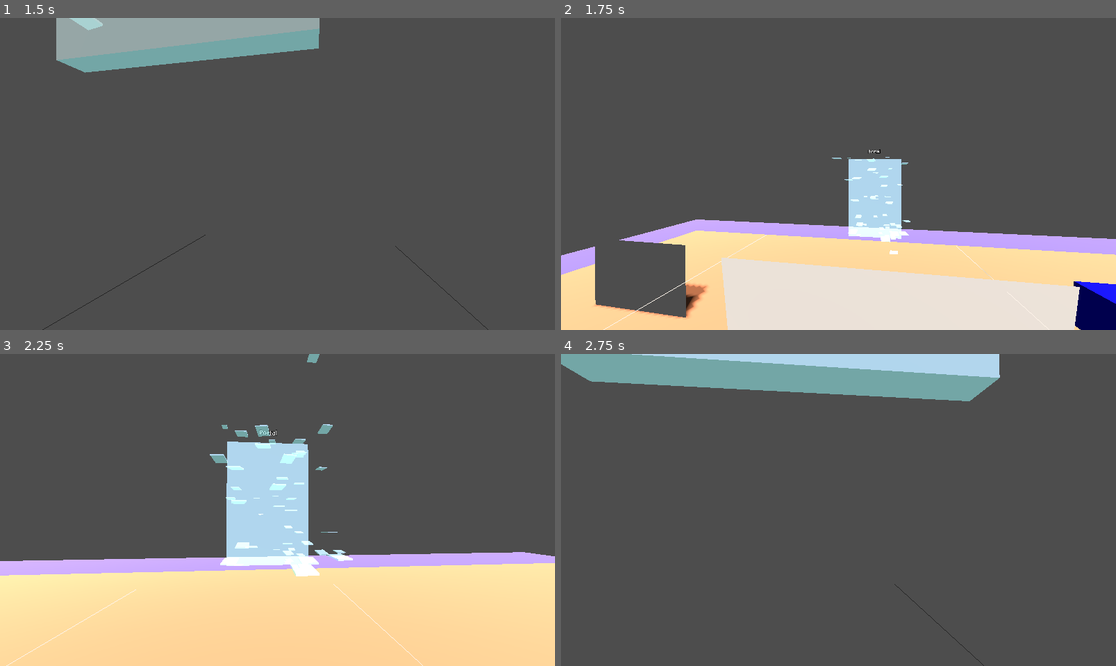
Above: before the commit, frames 1-4 (two rows, left to right).
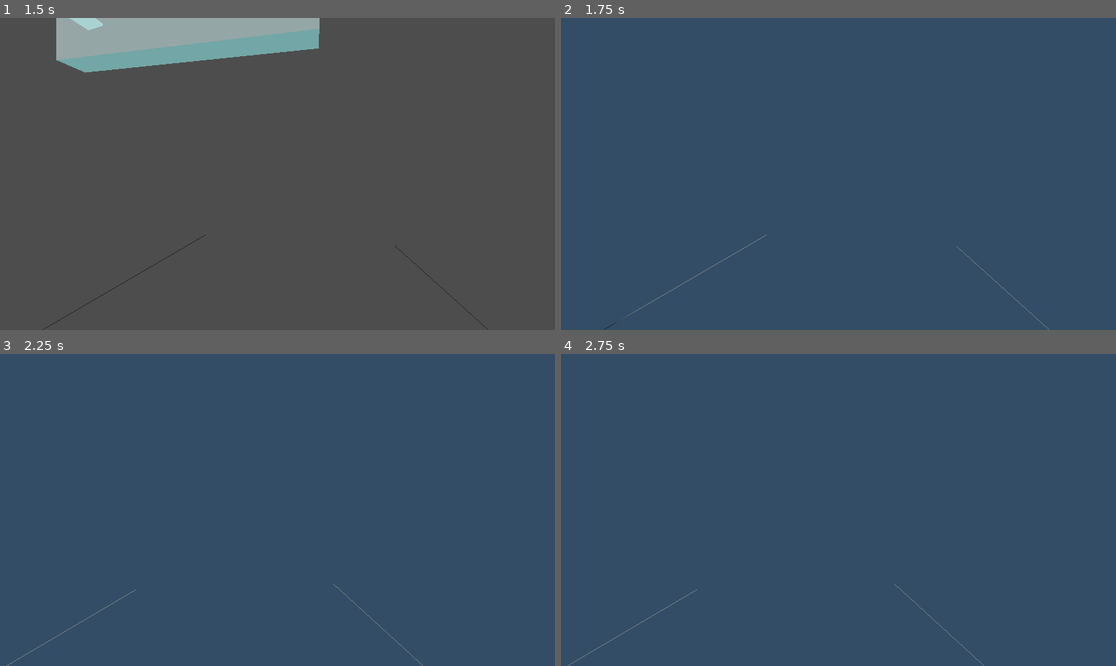
Above: after the commit, the same moments.

Repository: jvastola/GodotPhysicsRig
Game: Godot game, scene res://MainScene.tscn
The game is run twice, just before and just after one commit, with the same random seed, the same clock (stepped at 60 frames per second) and the same inputs.
Inputs (mouse positions are in pixels of both pictures, inside the frame that each line leads up to):
- Up to frame 1 (1.5 s): move the mouse to (305, 174) at 0.52 s; hold Shift (sprint) 0.53-1.28 s; hold W (move_forward) from 0.53 s (still down); click (305, 174) at 0.67 s; tap Space (jump) at 0.77 s; move the mouse to (249, 174) at 1.27 s; tap Shift (sprint) at 1.35 s
- Up to frame 2 (1.75 s): keep holding W (move_forward); tap Space (jump) at 1.52 s
- Up to frame 3 (2.25 s): keep holding W (move_forward); move the mouse to (288, 503) at 2.02 s; hold Shift (sprint) from 2.03 s (still down)
- Up to frame 4 (2.75 s): keep holding W (move_forward); keep holding Shift (sprint)

Frame 1 is identical in both runs. In frame 2, 100% of the frame differs, in the area x 0-100%, y 0-100%; in frame 3, 100%; in frame 4, 100%.

Commit message:
Enhance game manager to track initial scene and player instance, improve grabbable object handling, and ensure physics hands are connected after scene transitions

Diff:
--- a/game_manager.gd
+++ b/game_manager.gd
@@ -8,6 +8,24 @@
 
 func _ready() -> void:
 	print("GameManager: Ready")
+	# Track the initial scene as current_world
+	call_deferred("_setup_initial_world")
+
+
+func _setup_initial_world() -> void:
+	"""Set up tracking for the initial scene"""
+	await get_tree().process_frame
+	current_world = get_tree().current_scene
+
+	# Find the XRPlayer root node (PlayerBody is in "player" group, but we need its parent)
+	var player_body = get_tree().get_first_node_in_group("player")
+	if player_body:
+		player_instance = player_body.get_parent()  # Get XRPlayer, not PlayerBody
+
+	if current_world:
+		print("GameManager: Initial world tracked: ", current_world.name)
+	if player_instance:
+		print("GameManager: Initial player tracked: ", player_instance.name)
 
 
 func change_scene_with_player(scene_path: String, player_state: Dictionary = {}) -> void:
@@ -20,44 +38,95 @@
 		print("GameManager: ERROR - Could not load scene ", scene_path)
 		return
 
-	# Get or create player reference
+	# Get or find player reference
 	if not player_instance:
-		player_instance = get_tree().get_first_node_in_group("player")
+		var player_body = get_tree().get_first_node_in_group("player")
+		if player_body:
+			player_instance = player_body.get_parent()  # Get XRPlayer, not PlayerBody
 
-	# If player exists in a world scene, reparent to GameManager temporarily
-	if player_instance and player_instance.get_parent() != self:
-		var old_global_pos = player_instance.global_position
-		var old_global_rot = player_instance.global_rotation
-		player_instance.get_parent().remove_child(player_instance)
+	if not player_instance:
+		print("GameManager: ERROR - No player found!")
+		return
+
+	# Reparent player to GameManager temporarily to preserve it
+	var old_global_pos = player_instance.global_position
+	var old_global_rot = player_instance.global_rotation
+	var player_parent = player_instance.get_parent()
+
+	if player_parent and player_parent != self:
+		player_parent.remove_child(player_instance)
 		add_child(player_instance)
 		player_instance.global_position = old_global_pos
 		player_instance.global_rotation = old_global_rot
+		print("GameManager: Player temporarily moved to GameManager")
 
 	# Remove old world
 	if current_world:
+		print("GameManager: Removing old world: ", current_world.name)
 		current_world.queue_free()
 		current_world = null
 
-	# Instance and add new world
+	# Instance new world
 	current_world = new_world_scene.instantiate()
 	get_tree().root.add_child(current_world)
+	print("GameManager: New world loaded: ", current_world.name)
 
-	# Wait for world to be ready
+	# Wait for world to be fully ready with physics
 	await get_tree().process_frame
+	await get_tree().process_frame
+	await get_tree().physics_frame
 
-	# Find spawn point and move player
+	# Remove any player instance that came with the new world scene
+	var scene_player = current_world.get_node_or_null("XRPlayer")
+	if scene_player and scene_player != player_instance:
+		print("GameManager: Removing duplicate player from new scene")
+		scene_player.queue_free()
+		await get_tree().process_frame
+
+	# Find spawn point and move player to new world
 	var spawn_name = player_state.get("spawn_point", "SpawnPoint")
 	var spawn_point = _find_spawn_point(current_world, spawn_name)
 
-	if spawn_point and player_instance:
+	if spawn_point:
 		# Move player from GameManager to new world
 		var target_pos = spawn_point.global_position
 		remove_child(player_instance)
 		current_world.add_child(player_instance)
-		player_instance.global_position = target_pos
+
+		# Wait for player to be in tree
+		await get_tree().process_frame
+
+		# Set position and freeze PlayerBody briefly to prevent falling
+		var player_body = player_instance.get_node_or_null("PlayerBody")
+		if player_body and player_body is RigidBody3D:
+			player_body.freeze = true
+			player_instance.global_position = target_pos
+			await get_tree().physics_frame
+			await get_tree().physics_frame
+			player_body.linear_velocity = Vector3.ZERO
+			player_body.angular_velocity = Vector3.ZERO
+			player_body.freeze = false
+		else:
+			player_instance.global_position = target_pos
+
 		print("GameManager: Player moved to new world at ", target_pos)
 	else:
-		print("GameManager: ERROR - No spawn point found!")
+		# No spawn point, just move player to new world at origin
+		remove_child(player_instance)
+		current_world.add_child(player_instance)
+		await get_tree().process_frame
+
+		var player_body = player_instance.get_node_or_null("PlayerBody")
+		if player_body and player_body is RigidBody3D:
+			player_body.freeze = true
+			player_instance.global_position = Vector3.ZERO
+			await get_tree().physics_frame
+			player_body.linear_velocity = Vector3.ZERO
+			player_body.freeze = false
+		else:
+			player_instance.global_position = Vector3.ZERO
+
+		print("GameManager: WARNING - No spawn point found, player at origin")
 
 
 func _find_spawn_point(scene_root: Node, spawn_name: String = "SpawnPoint") -> Node3D:
@@ -77,4 +146,12 @@
 
 func get_player() -> Node:
 	"""Get the current player node"""
-	return player_instance if player_instance else get_tree().get_first_node_in_group("player")
+	if player_instance:
+		return player_instance
+
+	# Try to find it
+	var player_body = get_tree().get_first_node_in_group("player")
+	if player_body:
+		return player_body.get_parent()  # Return XRPlayer, not PlayerBody
+
+	return null
--- a/grabbable.gd
+++ b/grabbable.gd
@@ -62,6 +62,10 @@
 	is_grabbed = true
 	grabbing_hand = hand
 	original_parent = get_parent()
+
+	# Sync with hand's held_object
+	if hand.has_method("set") and hand.get("held_object") != self:
+		hand.set("held_object", self)
 
 	# Calculate the offset in hand's local space
 	var hand_inv = hand.global_transform.affine_inverse()
@@ -167,6 +171,11 @@
 	linear_velocity = hand_velocity
 	angular_velocity = hand_angular_velocity
 
+	# Clear hand's held_object reference
+	if is_instance_valid(grabbing_hand) and grabbing_hand.has_method("get"):
+		if grabbing_hand.get("held_object") == self:
+			grabbing_hand.set("held_object", null)
+
 	is_grabbed = false
 	grabbing_hand = null
 
--- a/physics_hand.gd
+++ b/physics_hand.gd
@@ -207,6 +207,11 @@
 	# Check release button through a single rising-edge on the configured action
 	var release_button_pressed = _check_release_button(controller)
 
+	# Validate held_object - if it's invalid, clear it
+	if held_object != null and not is_instance_valid(held_object):
+		print("PhysicsHand: Held object became invalid, clearing reference")
+		held_object = null
+
 	# Try to grab if trigger or grip pressed and not holding anything
 	if held_object == null:
 		if trigger_pressed or grip_pressed:
--- a/xr_player.gd
+++ b/xr_player.gd
@@ -53,6 +53,27 @@
 	# Restore saved headmesh texture
 	call_deferred("_restore_head_texture")
 
+	# Ensure physics hands are properly connected
+	call_deferred("_setup_physics_hands")
+
+
+func _setup_physics_hands() -> void:
+	"""Ensure physics hands have valid references after scene transitions"""
+	if not physics_hand_left or not physics_hand_right:
+		# Try to find them if references are lost
+		physics_hand_left = get_node_or_null("PhysicsHandLeft")
+		physics_hand_right = get_node_or_null("PhysicsHandRight")
+
+	if physics_hand_left:
+		physics_hand_left.player_rigidbody = player_body
+		physics_hand_left.target = left_controller
+		print("XRPlayer: Physics hand left connected")
+
+	if physics_hand_right:
+		physics_hand_right.player_rigidbody = player_body
+		physics_hand_right.target = right_controller
+		print("XRPlayer: Physics hand right connected")
+
 
 func _process(delta: float) -> void:
 	if is_vr_mode:
